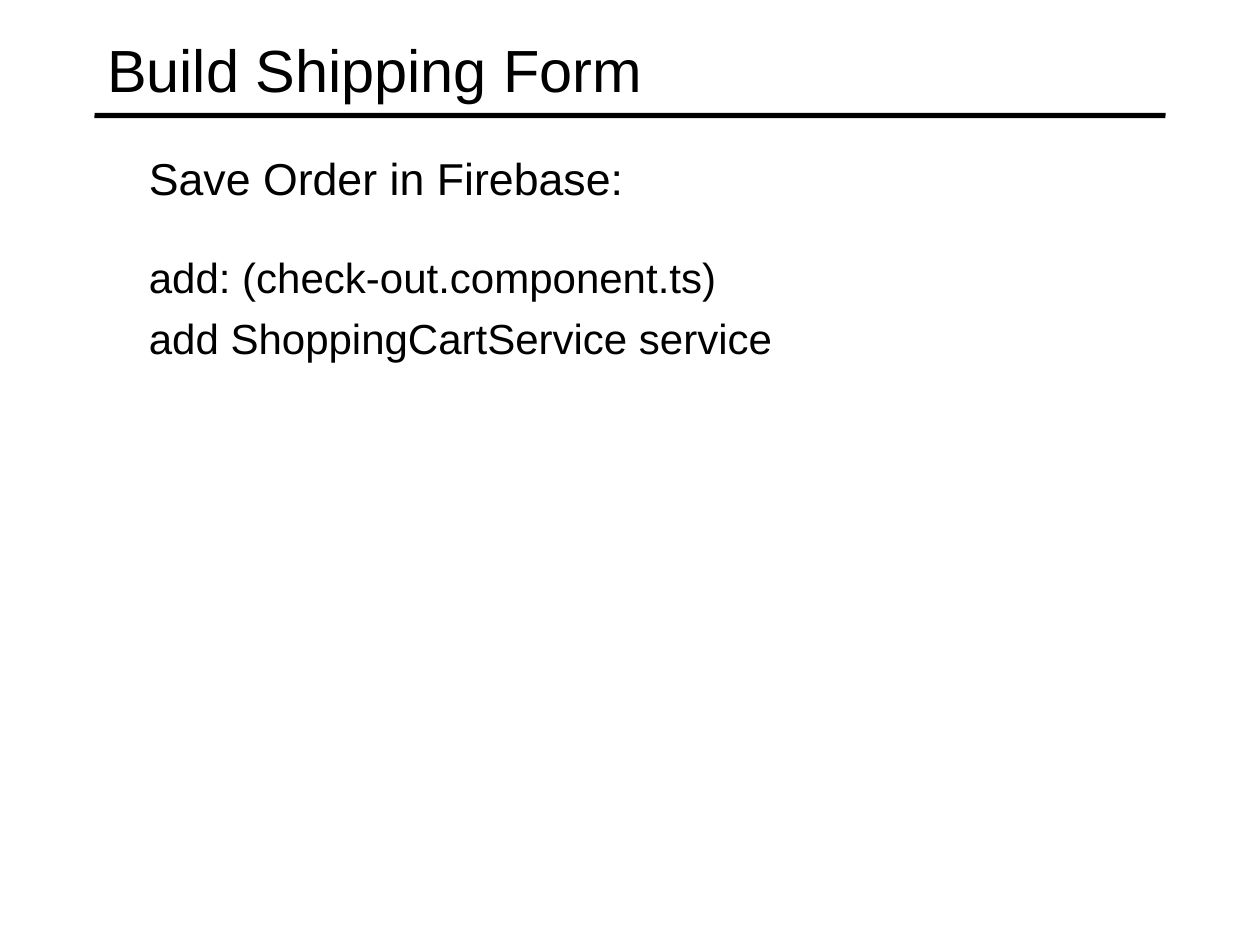
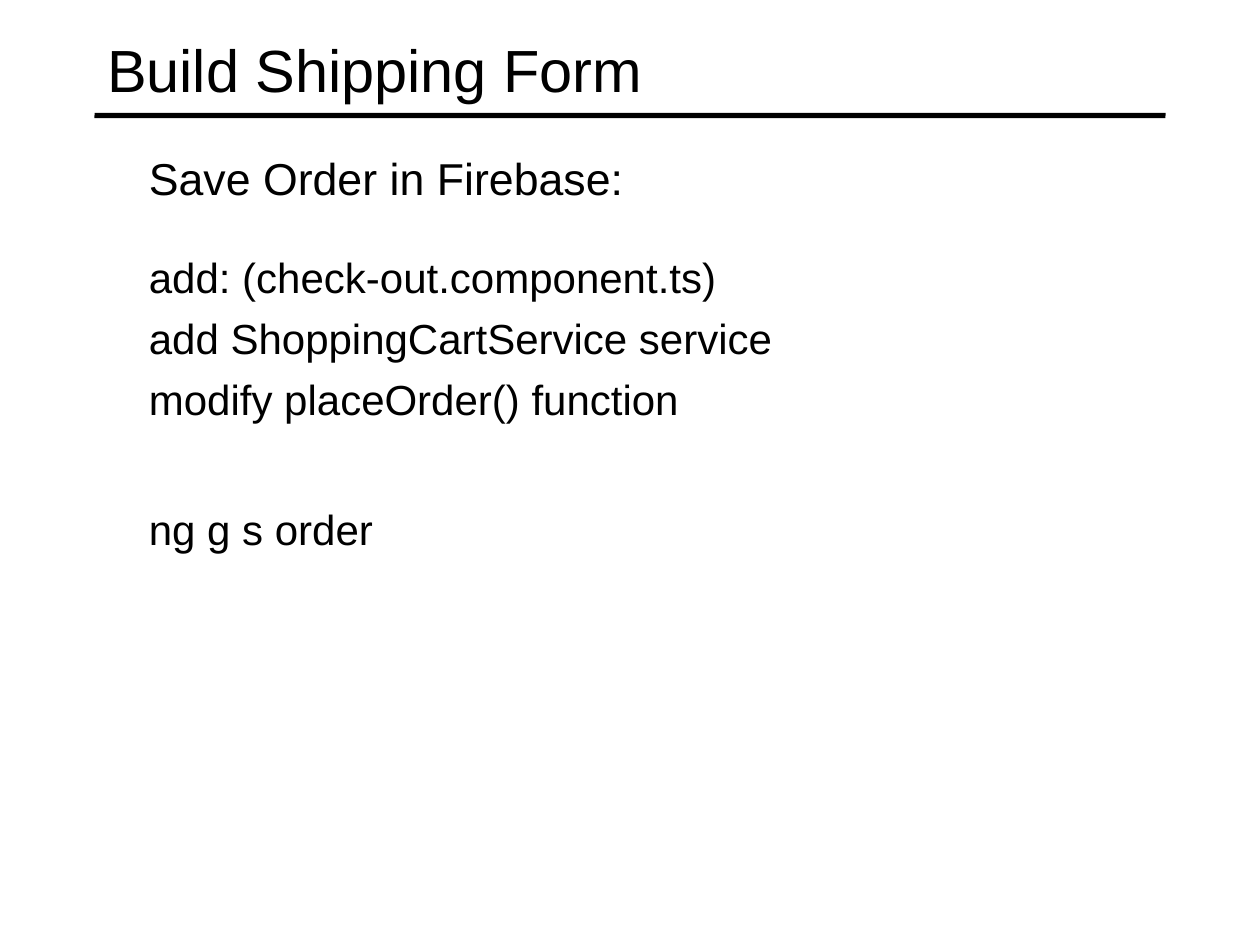
Before and after one commit to specter01wj/Jago_Link_Training, a slide deck: slide 5 of Angular/Angular7/Angular Advanced Course/Project/22.Project_Check Out Module/L6_Project_Check Out Module.ppt. Drawn at 1260x945 pixels with LibreOffice and Linux fonts; fonts in the diff are those of the drawing. Boxes give left, top, right and bottom in pixels: in the first picture for what was removed or moved away, otherwise in the second. Text is boxed around its words. In the diff, an @@ line names an element or a change of style, - is before the commit and + after.

Commit message:
11/11/2019 v1

```diff
--- a/Angular/Angular7/Angular Advanced Course/Project/22.Project_Check Out Module/L6_Project_Check Out Module.ppt
+++ b/Angular/Angular7/Angular Advanced Course/Project/22.Project_Check Out Module/L6_Project_Check Out Module.ppt
@@ text at (149,384,679,423): paragraph added @@
+  modify placeOrder() function
@@ text added at (149,514,373,553), 24 pt, text #000000 @@
+  ng g s order
```
